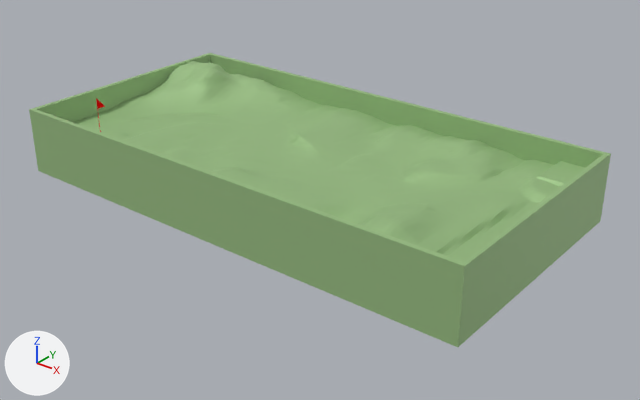
The Blender file assets/blend_files/basic_level_4.blend as it was, and as the next commit left it.
One viewpoint serves both versions: a camera (50 mm lens) standing at (5.61, -14.26, 6.29) and looking at (-4.12, -2.1, -1.25). Every picture has the same lights, and +X, +Y and +Z are marked at lower left.

Names of what the first picture shows: 'green'.
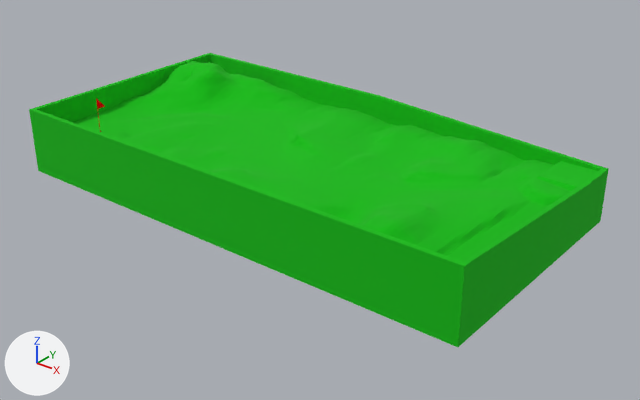
The change in detail:
Material 'Material' (mat_material) changes colour from green #9abf84 to green #00bc00; in linear values from (0.325, 0.518, 0.232) to (0.0, 0.5, 0.0).
me_green is used by ob_green; location (-5.25, -1.94, -0.84).
me_green had 8630 vertices, 8365 faces and spanned x -4.46..5.72, y -2.66..2.51, z -0.48..1.03.
me_green now has 8635 vertices, 8368 faces and spans x -4.46..5.72, y -2.66..2.51, z -0.48..1.03.
Part 1, on me_green:
8 faces are deleted.
4 vertices in x 5.62..5.72, y 2.41..2.51, z 0.89 move by (0.0, 0.0, -0.29).
5 new vertices lie (0.0, -0.88, 0.0) away from vertices in x 5.62..5.72, y 2.41, z -0.48..0.89.
11 new faces join them.

Boxes (x1, y1, x2, y2) around the edits, measured in the pictures (640 x 400 px; the box of a moved part takes in the faces that stretch with it):
'green', recoloured, reshaped
    before: (29, 53, 611, 347)
    after: (29, 53, 609, 347)
part 1 of me_green, moved or reshaped
    before: (210, 53, 611, 343)
    after: (210, 53, 609, 343)
